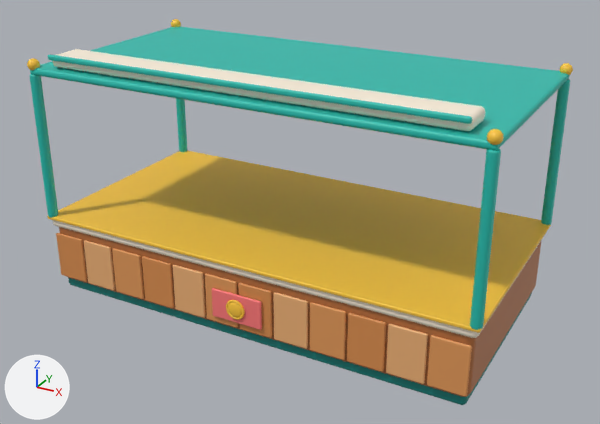
The FBX model EvolutionShop/Assets/EvolutionShop/Resources/Art/GrowthKit/TankShow.fbx: old version first, new version second.
One viewpoint serves both versions: a 50 mm lens placed at (2.52, -4.54, 2.88), pointed at (0.06, -0.07, 0.65). Every picture has the same lights, and +X, +Y and +Z are marked at lower left. The first picture is the older version. Where no turn or scale is listed for an object, it has been applied to the vertices.

Objects in the first picture: 'TankShow mesh'.
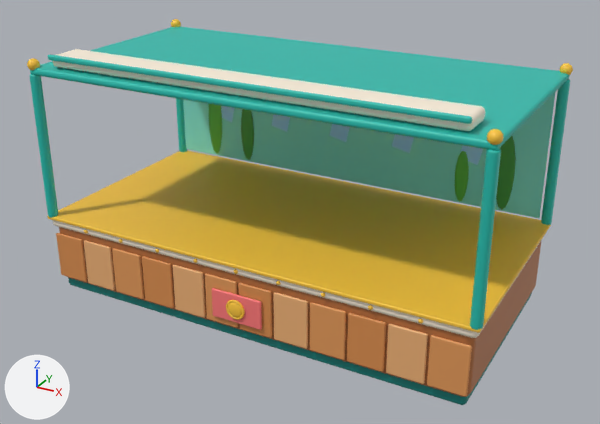
Location of each change, (x1, y1, x2, y2) in pixels of the pictures (600 x 424 px):
part 1 of me_cube_689, added (cyan)
    after: (183, 93, 555, 218)
part 2 of me_cube_689, added (green)
    after: (496, 136, 516, 210)
part 3 of me_cube_689, added (green)
    after: (454, 151, 469, 202)
part 4 of me_cube_689, added (green)
    after: (241, 109, 254, 160)
part 5 of me_cube_689, added (green)
    after: (209, 104, 222, 154)
part 6 of me_cube_689, added
    after: (221, 106, 483, 165)

Patch to the scene script:
```diff
--- a/EvolutionShop/Assets/EvolutionShop/Resources/Art/GrowthKit/TankShow.fbx.py
+++ b/EvolutionShop/Assets/EvolutionShop/Resources/Art/GrowthKit/TankShow.fbx.py
@@ mat_gk_teallight @@
+mat_gk_teallight = principled_material('GK_TealLight')
+mat_gk_teallight.base_color = (0.212, 0.768, 0.672)  # cyan #7fe3d6
@@ mat_gk_sky @@
+mat_gk_sky = principled_material('GK_Sky')
+mat_gk_sky.base_color = (0.323, 0.708, 1.0)  # blue #9adbff
@@ mat_gk_green @@
+mat_gk_green = principled_material('GK_Green')
+mat_gk_green.base_color = (0.0931, 0.485, 0.063)  # green #56b947
@@ mat_gk_greendark @@
+mat_gk_greendark = principled_material('GK_GreenDark')
+mat_gk_greendark.base_color = (0.0482, 0.323, 0.0595)  # green #3e9a45
@@ me_cube_689 @@
 # used by ob_tankshow_mesh; location = (0.0, 0.0, 0.0)
-me_cube_689.from_pydata(...)  # 3566 vertices, 3534 faces; spans x -1.54..1.54, y -0.81..0.8, z 0.0..1.69
+me_cube_689.from_pydata(...)  # 4536 vertices, 4594 faces; spans x -1.54..1.54, y -0.81..0.8, z 0.0..1.69
+# me_cube_689 part 1: a new loose piece, a box spanning x -1.46..1.46, y 0.735..0.741, z 0.59..1.55, in mat_gk_teallight (cyan #7fe3d6)
+# me_cube_689 part 2: a new loose piece, a UV sphere (14 segments, 8 rings, poles along z) spanning x 1.1366..1.2634, y 0.726..0.734, z 0.6..1.15, in mat_gk_greendark (green #3e9a45)
+# me_cube_689 part 3: a new loose piece, a UV sphere (14 segments, 8 rings, poles along z) spanning x 0.8513..0.9487, y 0.726..0.734, z 0.6..0.98, in mat_gk_green (green #56b947)
+# me_cube_689 part 4: a new loose piece, a UV sphere (14 segments, 8 rings, poles along z) spanning x -0.9085..-0.7915, y 0.726..0.734, z 0.6..1.08, in mat_gk_greendark (green #3e9a45)
+# me_cube_689 part 5: a new loose piece, a UV sphere (14 segments, 8 rings, poles along z) spanning x -1.2134..-1.0866, y 0.726..0.734, z 0.6..1.2, in mat_gk_green (green #56b947)
+# me_cube_689 part 6
+# 20 vertices are added at x -1.13..0.99, y 0.73..0.74, z 0.92..1.51
+# 20 new vertices lie (0.14, 0.0, -0.03) away from vertices in x -1.13..0.99, y 0.73..0.74, z 0.92..1.51
+# 30 new faces join them, mat_gk_sky (blue #9adbff)
+# other edits to the shape of me_cube_689 do not show in these pictures
 me_cube_689.materials.append(mat_gk_tealdark)
@@ me_cube_689 @@
 me_cube_689.materials.append(mat_gk_glowwarm)
+me_cube_689.materials.append(mat_gk_teallight)  # cyan #7fe3d6
+me_cube_689.materials.append(mat_gk_sky)  # blue #9adbff
+me_cube_689.materials.append(mat_gk_greendark)  # green #3e9a45
+me_cube_689.materials.append(mat_gk_green)  # green #56b947
```
